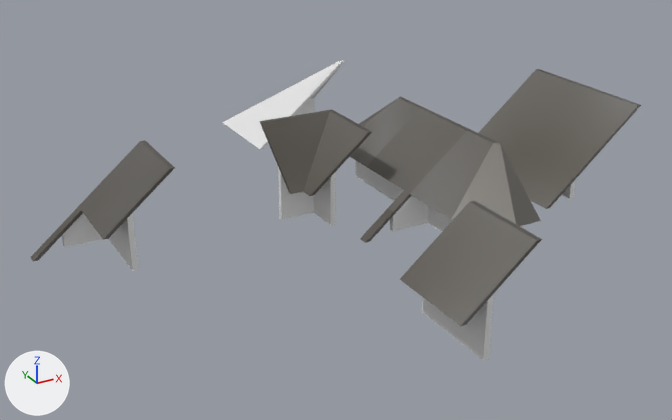
The Blender file Assets/Meshes/Roof_parts.blend as it was, and as the next commit left it.
Rendered twice from a 50 mm camera at (-19.6, -39.7, 18.6) aimed at (0.9, -2.4, 0.0). Arrows for +X, +Y and +Z are at lower left; the lights stay in place.

The older version as bpy lines, for what is in view:
```python
me_roof_around_tower_plate = bpy.data.meshes.new('Roof_around_tower_plate')
me_roof_around_tower_plate.from_pydata(...)  # 20 vertices, 18 faces; spans x -1.11..2.25, y -4.0..0.0, z 0.0..4.35
# faces by material slot: [13, 5]
me_roof_around_tower_plate.materials.append(mat_roof_material)  # its picture is missing
me_roof_around_tower_plate.materials.append(mat_bricks)
me_roof_corner_l = bpy.data.meshes.new('Roof_corner_L')
me_roof_corner_l.from_pydata(...)  # 56 vertices, 54 faces; spans x -1.5..4.25, y 0.0..4.0, z -0.25..4.35
# faces by material slot: [37, 17]
me_roof_corner_l.materials.append(mat_roof_material)  # its picture is missing
me_roof_corner_l.materials.append(mat_bricks)
me_roof_corner_r = bpy.data.meshes.new('Roof_corner_R')
me_roof_corner_r.from_pydata(...)  # 56 vertices, 54 faces; spans x -1.5..4.25, y -4.0..0.0, z -0.25..4.35
# faces by material slot: [37, 17]
me_roof_corner_r.materials.append(mat_roof_material)  # its picture is missing
me_roof_corner_r.materials.append(mat_bricks)
ob_roof_around_tower_plate = bpy.data.objects.new('Roof_around_tower_plate', me_roof_around_tower_plate)
ob_roof_around_tower_plate.location = (-1.0, -13.0, 0.0)
ob_roof_corner_l = bpy.data.objects.new('Roof_corner_L', me_roof_corner_l)
ob_roof_corner_l.location = (2.0, -6.0, 0.0)
ob_roof_corner_r = bpy.data.objects.new('Roof_corner_R', me_roof_corner_r)
ob_roof_corner_r.location = (-12.0, 0.0, 0.0)
# also in view: 'Roof_corner_inside_tower' at (0.0, -2.0, 2.2); 'LOD_A_Roof_plate corner' at (4.4, 10.9, 2.0); 'Roof_around_tower_corner_L' at (4.6, -8.7, 2.2); 'Roof_around_tower_corner_R' at (4.6, 0.7, 2.2); 'LOD_A_Roof_plate' at (13.4, -3.0, 2.0)
```
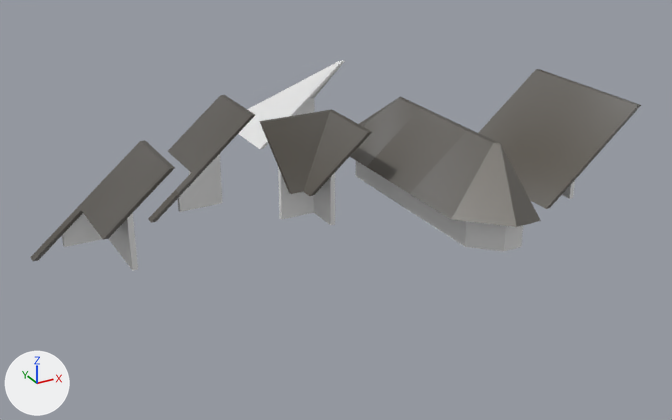
Where the newer file only moved an object's origin or applied its transform, the numbers keep the older frame.

Where the change shows, as pixel boxes [x1, y1, x2, y2] in the pictures (672 x 420 px):
```json
{"object": "Roof_around_tower_plate", "change": "moved", "before": [400, 201, 542, 360], "after": [367, 108, 470, 223]}
{"object": "Roof_corner_L", "change": "moved", "before": [360, 108, 470, 243], "after": [148, 95, 255, 223]}
```

Edits to the scene script, one JSON object a line:
```json
{"op": "set", "path": "ob_roof_corner_l.location", "old": "(2.0, -6.0, 0.0)", "new": "(-6.0, 1.0, 0.0)"}
{"op": "set", "path": "ob_roof_around_tower_plate.location", "old": "(-1.0, -13.0, 0.0)", "new": "(4.0, -2.0, 0.0)"}
```
